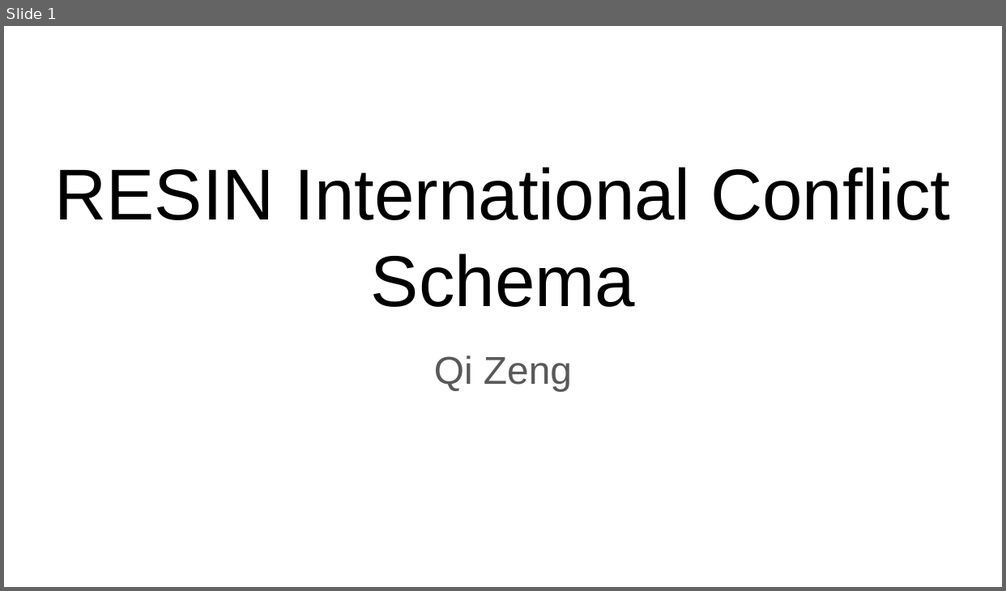
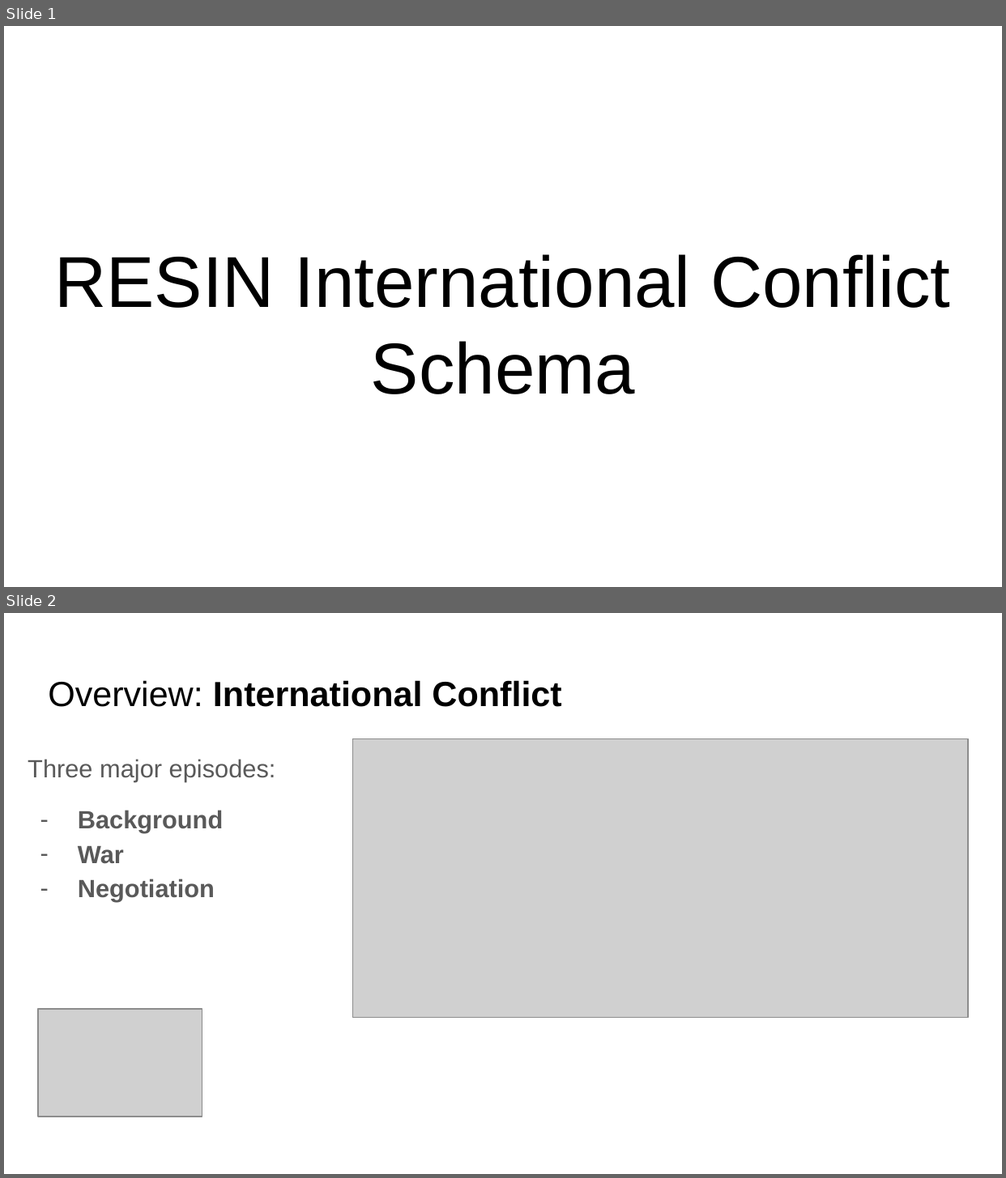
Before and after one commit to RESIN-KAIROS/schemalib, a slide deck: hrf/international_conflict.pptx. Shown one above the other, each under a label of ours: slide 1 before the commit, slides 1 and 2 after it. The pictures are 1006x591 and 1006x1178 pixels, drawn with LibreOffice and Linux fonts; fonts in the diff are those of the drawing; grey boxes stand for pictures. Boxes give left, top, right and bottom in pixels: in the first picture for what was removed or moved away, otherwise in the second. Text is boxed around its words. In the diff, an @@ line names an element or a change of style, - is before the commit and + after.

Commit message:
update international conflict slides

```diff
--- a/hrf/international_conflict.pptx
+++ b/hrf/international_conflict.pptx
@@ slide 2 added at (4,613,1002,1174), background #FFFFFF @@
@@ title added at (48,680,561,707), 25.2 pt, text #000000, bold @@
+Overview: International Conflict
@@ picture added at (353,739,968,1017) @@
@@ text added at (27,759,276,902), 18 pt, text #595959, bold @@
+Three major episodes:
+– Background
+– War
+– Negotiation
@@ picture added at (38,1009,202,1117) @@
@@ slide 1 changed as well @@
@@ title "RESIN International Conflict Schema": place and size @@
-title "RESIN International Conflict Schema" at (55,167,950,307)
+title "RESIN International Conflict Schema" at (55,254,950,395)
@@ subtitle removed at (434,356,572,391) @@
-Qi Zeng
```
Also in this commit, not shown: 1 other slide changed, 7 other slides added, 2 slides removed.
